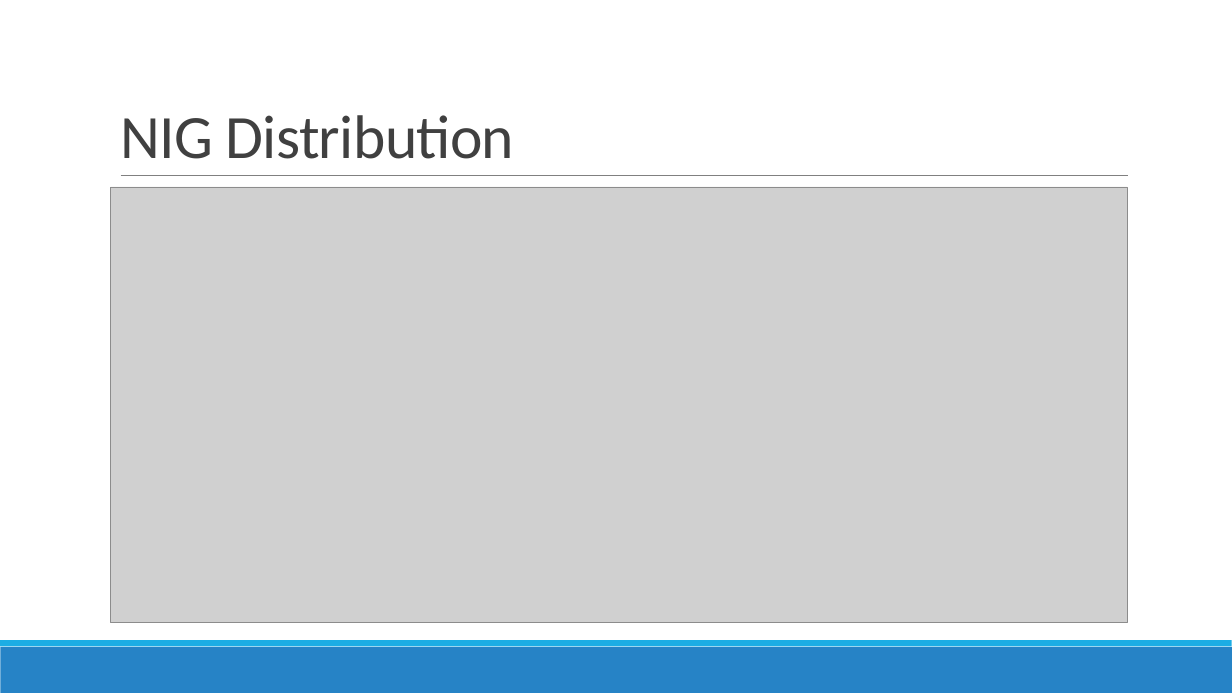
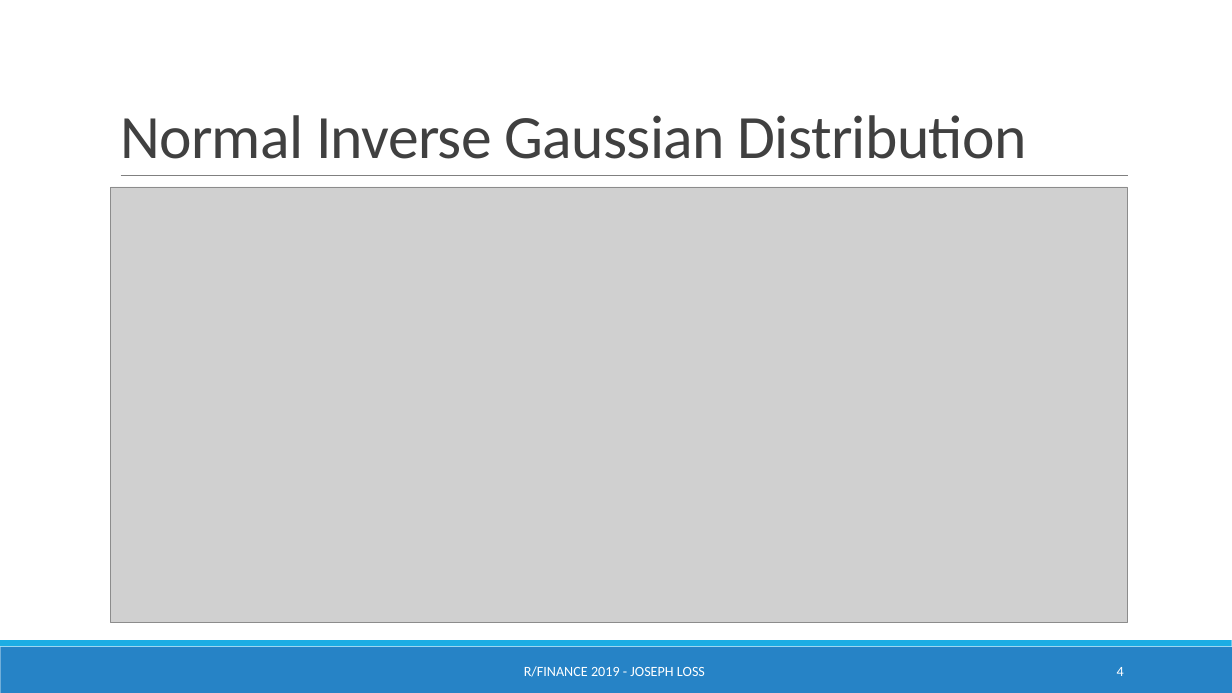
Before and after one commit to chicago-joe/Option-Pricing-via-Levy-Models-in-R, a slide deck: slide 4 of doc/LossJoseph_RFinance_Presentation.pptx. Drawn at 1232x693 pixels with LibreOffice and Linux fonts; fonts in the diff are those of the drawing; grey boxes stand for pictures. Boxes give left, top, right and bottom in pixels: in the first picture for what was removed or moved away, otherwise in the second. Text is boxed around its words. In the diff, an @@ line names an element or a change of style, - is before the commit and + after.

```diff
--- a/doc/LossJoseph_RFinance_Presentation.pptx
+++ b/doc/LossJoseph_RFinance_Presentation.pptx
@@ title at bbox=[120, 115, 1027, 159]: text changed @@
-NIG Distribution
+Normal Inverse Gaussian Distribution
@@ text added at bbox=[524, 666, 705, 677], 11 pt, text #FFFFFF @@
+R/FINANCE 2019 - JOSEPH LOSS
@@ page number added at bbox=[1117, 667, 1124, 676], 11 pt, text #FFFFFF @@
+4
```
Also in this commit, not shown: 6 other slides changed, 8 other files.
